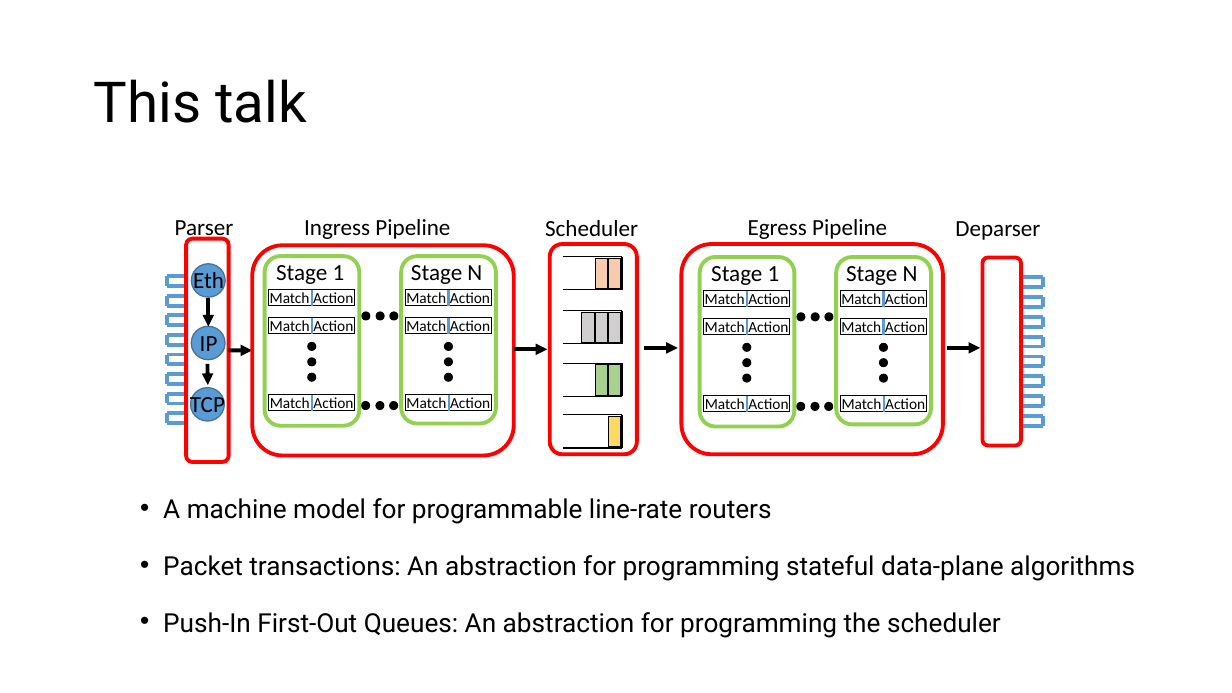
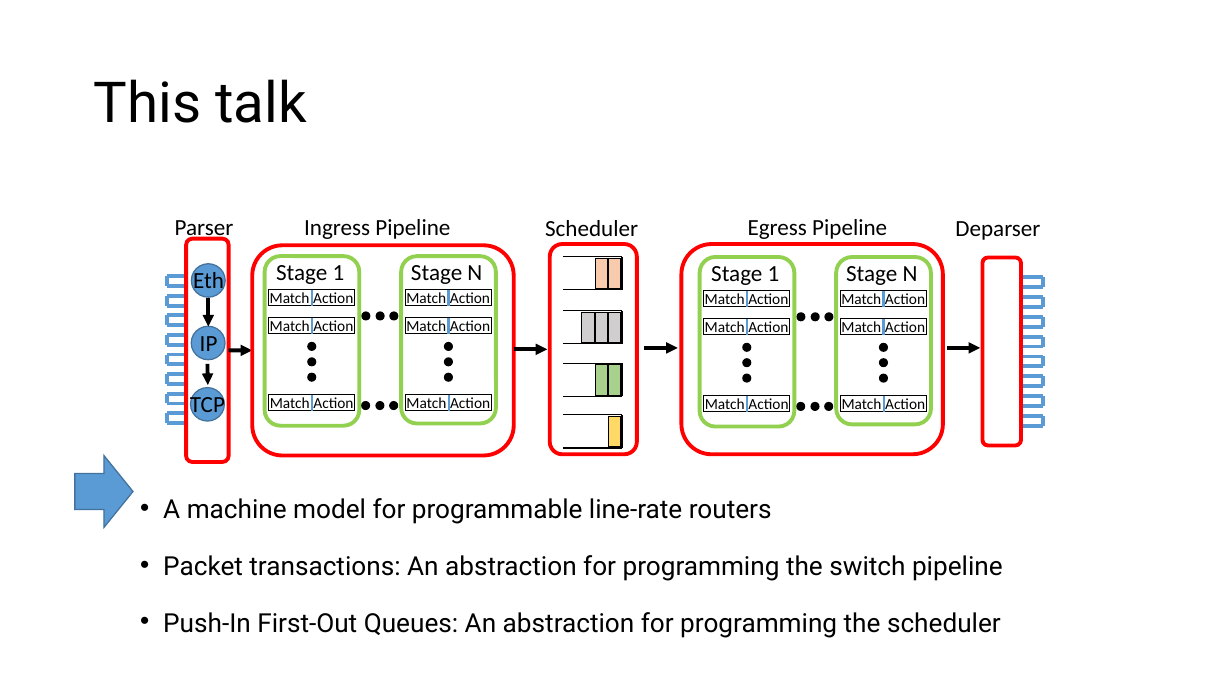
Before and after one commit to anirudhSK/pifo-domino-marple-ppts, a slide deck: slide 9 of domino_pifo.pptx (slide 8 before the commit). Drawn at 1232x693 pixels with LibreOffice and Linux fonts; fonts in the diff are those of the drawing. Boxes give left, top, right and bottom in pixels: in the first picture for what was removed or moved away, otherwise in the second. Text is boxed around its words. In the diff, an @@ line names an element or a change of style, - is before the commit and + after.

```diff
--- a/domino_pifo.pptx
+++ b/domino_pifo.pptx
@@ down arrow added at (75,455,134,527), fill #5B9BD5, outline #43739E 1 pt @@
@@ text at (163,555,1003,581): text changed @@
-  • Packet transactions: An abstraction for programming stateful data-plane algorithms
+  • Packet transactions: An abstraction for programming the switch pipeline
```
Also in this commit, not shown: 9 other slides changed, 2 slides added.
